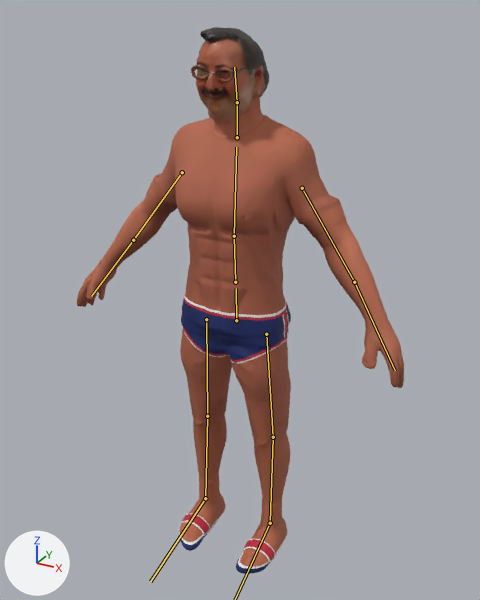
Before and after pictures for a commit that changed the glTF model models/jackson-swim-brief.glb.
Both versions are drawn from a camera (50 mm lens) standing at (0.974, -1.704, 1.853) and looking at (0.027, 0.018, 0.992). Arrows for +X, +Y and +Z are at lower left; the lights stay in place. The picture after the commit comes second. The bones that change, and the others that lie on the model, are drawn over the model as lines.

The first picture shows 'body_tshirt_shorts', 'head_neck_textured'.
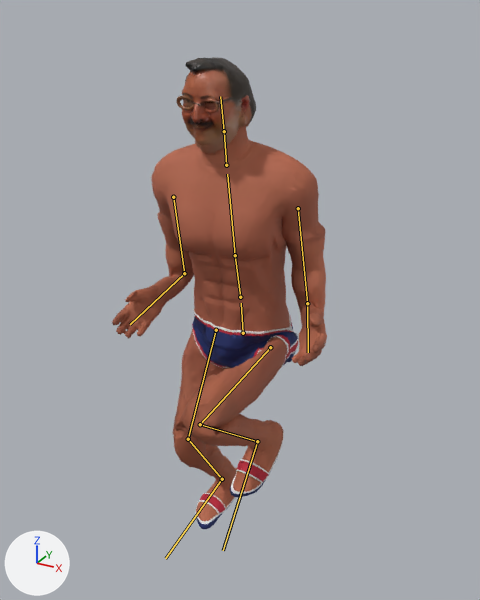
The newer file adds an action. The first version stands in its rest pose; the second is drawn at frame 11 of the action 'Run'.

Boxes [x1, y1, x2, y2] around the edits, measured in the pictures (480 x 600 px):
'body_tshirt_shorts', posed (34% narrower, 15% shorter)
    before: [77, 97, 404, 574]
    after: [112, 126, 327, 529]
'head_neck_textured', posed
    before: [191, 27, 269, 124]
    after: [176, 57, 256, 153]
bone 'Hips', root to tip
    before: (236, 320) to (236, 288)
    after: (243, 333) to (241, 303)
bone 'Spine', root to tip
    before: (235, 282) to (234, 236)
    after: (240, 297) to (235, 255)
bone 'Chest', root to tip
    before: (234, 236) to (236, 147)
    after: (235, 255) to (227, 174)
bone 'Neck', root to tip
    before: (237, 137) to (237, 102)
    after: (226, 165) to (224, 131)
bone 'Head', root to tip
    before: (237, 102) to (234, 67)
    after: (224, 131) to (220, 96)
bone 'UpperArm.L', root to tip
    before: (302, 188) to (354, 282)
    after: (298, 208) to (307, 303)
bone 'LowerArm.L', root to tip
    before: (354, 282) to (395, 370)
    after: (307, 303) to (308, 352)
bone 'UpperArm.R', root to tip
    before: (182, 172) to (133, 240)
    after: (173, 197) to (184, 273)
bone 'LowerArm.R', root to tip
    before: (133, 240) to (91, 296)
    after: (184, 273) to (130, 324)
bone 'UpperLeg.L', root to tip
    before: (266, 334) to (273, 437)
    after: (270, 347) to (200, 424)
bone 'LowerLeg.L', root to tip
    before: (273, 437) to (270, 523)
    after: (200, 424) to (257, 441)
bone 'UpperLeg.R', root to tip
    before: (206, 319) to (207, 416)
    after: (216, 330) to (188, 439)
bone 'LowerLeg.R', root to tip
    before: (207, 416) to (205, 498)
    after: (188, 439) to (222, 479)
bone 'Foot.R', root to tip
    before: (205, 498) to (150, 581)
    after: (222, 479) to (165, 558)

The change, as a list of edits to the scene's bpy script:
```text
Change bone_hips:
    where bone_hips = bpy.data.objects['Armature'].pose.bones['Hips']
    bone_hips.location: (0.0, 0.0, 0.0) -> (-0.002, -0.069, -0.048)
    bone_hips.rotation_quaternion: (1.0, 0.0, 0.0, 0.0) -> (0.998, 0.035, -0.059, 0.007)  # degrees (0, 0, 0) -> degrees (4, -7, 1)
Change bone_spine:
    where bone_spine = bpy.data.objects['Armature'].pose.bones['Spine']  # child of 'Hips'
    bone_spine.rotation_quaternion: (1.0, 0.0, 0.0, 0.0) -> (0.998, 0.043, 0.047, -0.007)  # degrees (0, 0, 0) -> degrees (5, 5, -1)
Change bone_chest:
    where bone_chest = bpy.data.objects['Armature'].pose.bones['Chest']  # child of 'Spine'
    bone_chest.rotation_quaternion: (1.0, 0.0, 0.0, 0.0) -> (0.998, 0.026, 0.06, 0.001)  # degrees (0, 0, 0) -> degrees (3, 7, 0)
Change bone_neck:
    where bone_neck = bpy.data.objects['Armature'].pose.bones['Neck']  # child of 'Chest'
    bone_neck.rotation_quaternion: (1.0, 0.0, 0.0, 0.0) -> (0.999, -0.042, -0.018, -0.001)  # degrees (0, 0, 0) -> degrees (-5, -2, 0)
Change bone_head:
    where bone_head = bpy.data.objects['Armature'].pose.bones['Head']  # child of 'Neck'
    bone_head.rotation_quaternion: (1.0, 0.0, 0.0, 0.0) -> (0.998, -0.063, -0.03, 0.003)  # degrees (0, 0, 0) -> degrees (-7, -3, 1)
Change bone_upperarm_l:
    where bone_upperarm_l = bpy.data.objects['Armature'].pose.bones['UpperArm.L']  # child of 'Chest'
    bone_upperarm_l.rotation_quaternion: (1.0, 0.0, 0.0, 0.0) -> (-0.96, 0.178, 0.032, -0.208)  # degrees (0, 0, 0) -> degrees (-21, 1, 24)
Change bone_lowerarm_l:
    where bone_lowerarm_l = bpy.data.objects['Armature'].pose.bones['LowerArm.L']  # child of 'UpperArm.L'
    bone_lowerarm_l.rotation_quaternion: (1.0, 0.0, 0.0, 0.0) -> (0.697, -0.556, -0.32, -0.32)  # degrees (0, 0, 0) -> degrees (-73, -53, -9)
Change bone_upperarm_r:
    where bone_upperarm_r = bpy.data.objects['Armature'].pose.bones['UpperArm.R']  # child of 'Chest'
    bone_upperarm_r.rotation_quaternion: (1.0, 0.0, 0.0, 0.0) -> (-0.956, 0.096, 0.008, 0.274)  # degrees (0, 0, 0) -> degrees (-10, -4, -32)
Change bone_lowerarm_r:
    where bone_lowerarm_r = bpy.data.objects['Armature'].pose.bones['LowerArm.R']  # child of 'UpperArm.R'
    bone_lowerarm_r.rotation_quaternion: (1.0, 0.0, 0.0, 0.0) -> (-0.715, 0.545, -0.313, -0.306)  # degrees (0, 0, 0) -> degrees (-70, 51, 9)
Change bone_upperleg_l:
    where bone_upperleg_l = bpy.data.objects['Armature'].pose.bones['UpperLeg.L']  # child of 'Hips'
    bone_upperleg_l.rotation_quaternion: (1.0, 0.0, 0.0, 0.0) -> (-0.724, 0.685, 0.033, 0.031)  # degrees (0, 0, 0) -> degrees (-87, -5, 0)
Change bone_lowerleg_l:
    where bone_lowerleg_l = bpy.data.objects['Armature'].pose.bones['LowerLeg.L']  # child of 'UpperLeg.L'
    bone_lowerleg_l.rotation_quaternion: (1.0, 0.0, 0.0, 0.0) -> (0.356, 0.933, 0.013, 0.013)  # degrees (0, 0, 0) -> degrees (138, -1, 2)
Change bone_foot_l:
    where bone_foot_l = bpy.data.objects['Armature'].pose.bones['Foot.L']  # child of 'LowerLeg.L'
    bone_foot_l.rotation_quaternion: (1.0, 0.0, 0.0, 0.0) -> (0.981, -0.168, -0.008, -0.048)  # degrees (0, 0, 0) -> degrees (-19, -2, -5)
Change bone_upperleg_r:
    where bone_upperleg_r = bpy.data.objects['Armature'].pose.bones['UpperLeg.R']  # child of 'Hips'
    bone_upperleg_r.rotation_quaternion: (1.0, 0.0, 0.0, 0.0) -> (-0.967, 0.253, -0.012, -0.012)  # degrees (0, 0, 0) -> degrees (-29, 2, 1)
Change bone_lowerleg_r:
    where bone_lowerleg_r = bpy.data.objects['Armature'].pose.bones['LowerLeg.R']  # child of 'UpperLeg.R'
    bone_lowerleg_r.rotation_quaternion: (1.0, 0.0, 0.0, 0.0) -> (0.859, 0.512, -0.007, -0.007)  # degrees (0, 0, 0) -> degrees (62, 0, -1)
Change bone_foot_r:
    where bone_foot_r = bpy.data.objects['Armature'].pose.bones['Foot.R']  # child of 'LowerLeg.R'
    bone_foot_r.rotation_quaternion: (1.0, 0.0, 0.0, 0.0) -> (-0.969, 0.238, -0.011, -0.068)  # degrees (0, 0, 0) -> degrees (-27, 3, 7)
```
